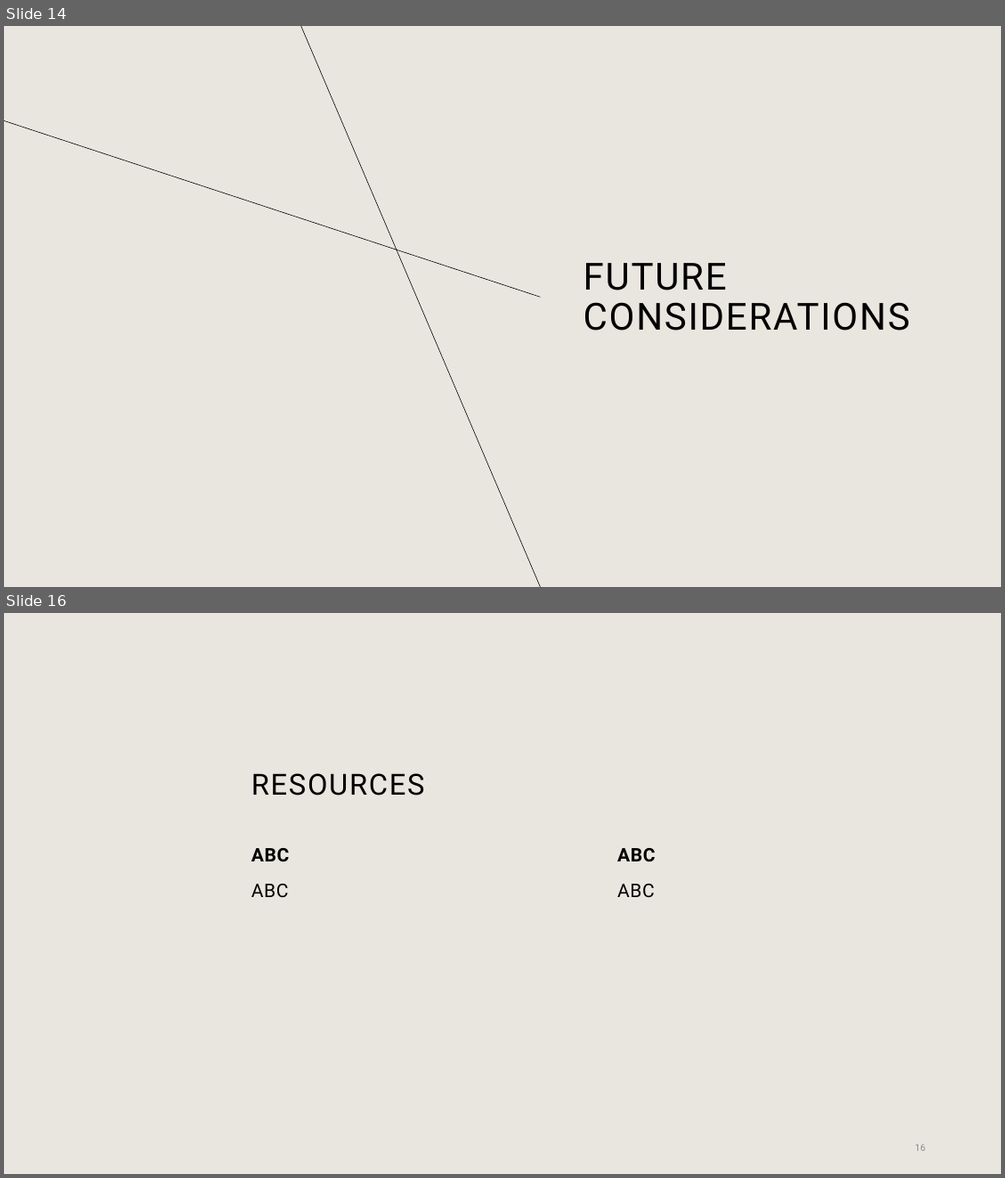
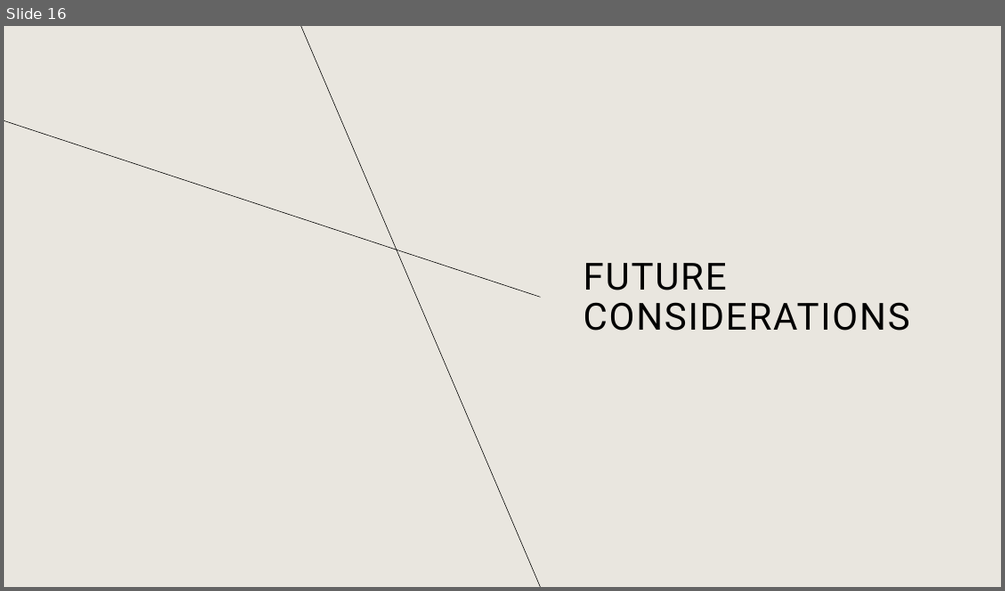
Before and after one commit to LaserLon/EDA, a slide deck: Chelsey/Group_1_EDA_Presentation.pptx. Shown one above the other, each under a label of ours: slides 14 and 16 before the commit, slide 16 after it; the slides between them are not shown. The pictures are 1005x1178 and 1005x591 pixels, drawn with LibreOffice and Linux fonts; fonts in the diff are those of the drawing; background and template pictures are left out. Boxes give left, top, right and bottom in pixels: in the first picture for what was removed or moved away, otherwise in the second. Text is boxed around its words. In the diff, an @@ line names an element or a change of style, - is before the commit and + after.

```diff
--- a/Chelsey/Group_1_EDA_Presentation.pptx
+++ b/Chelsey/Group_1_EDA_Presentation.pptx
@@ slide 16 removed at (4,613,1001,1174), background #E9E6DF @@
@@ title removed at (251,773,425,795) @@
-RESOURCES
@@ text removed at (251,848,289,862) @@
-ABC
@@ text removed at (617,848,655,862) @@
-ABC
@@ text removed at (251,884,289,898) @@
-ABC
@@ text removed at (617,884,655,898) @@
-ABC
@@ page number removed at (914,1144,925,1151) @@
-16
@@ what was slide 14 is now slide 16 @@
```
Also in this commit, not shown: 11 slides changed, 3 slides added.
